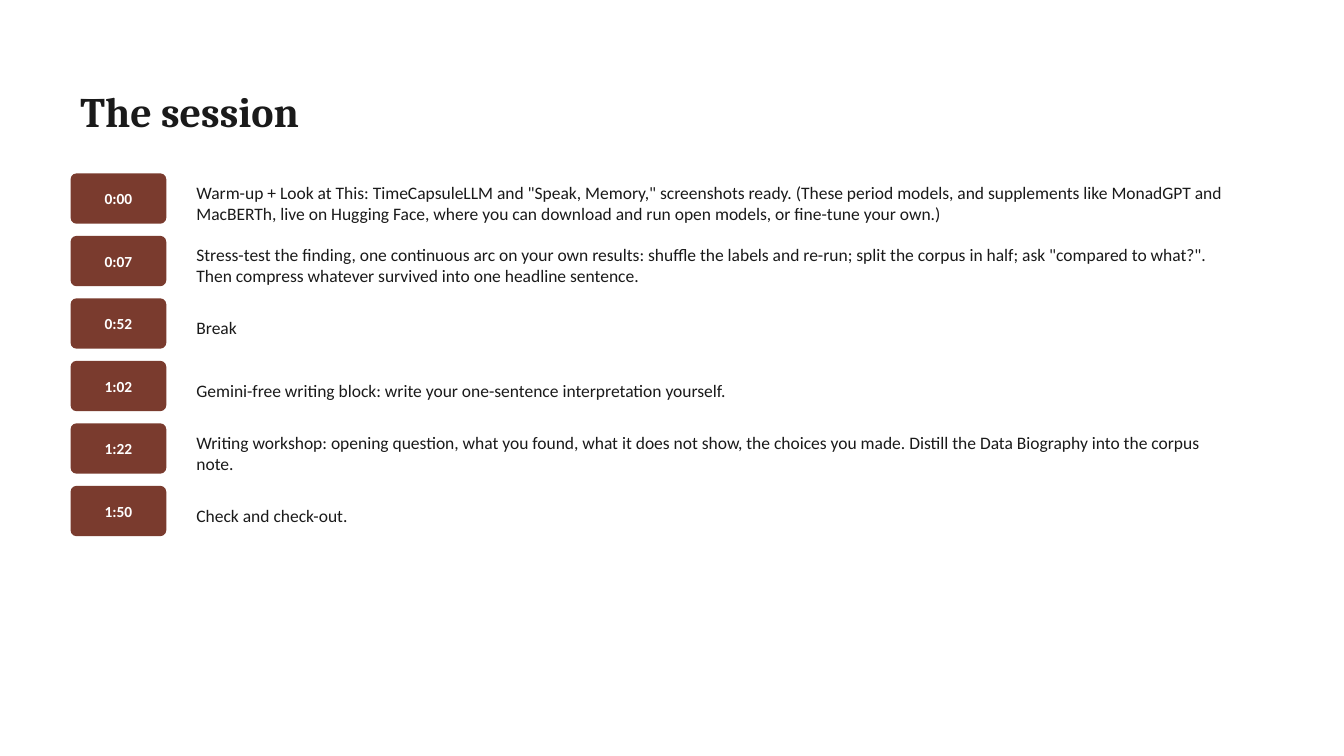
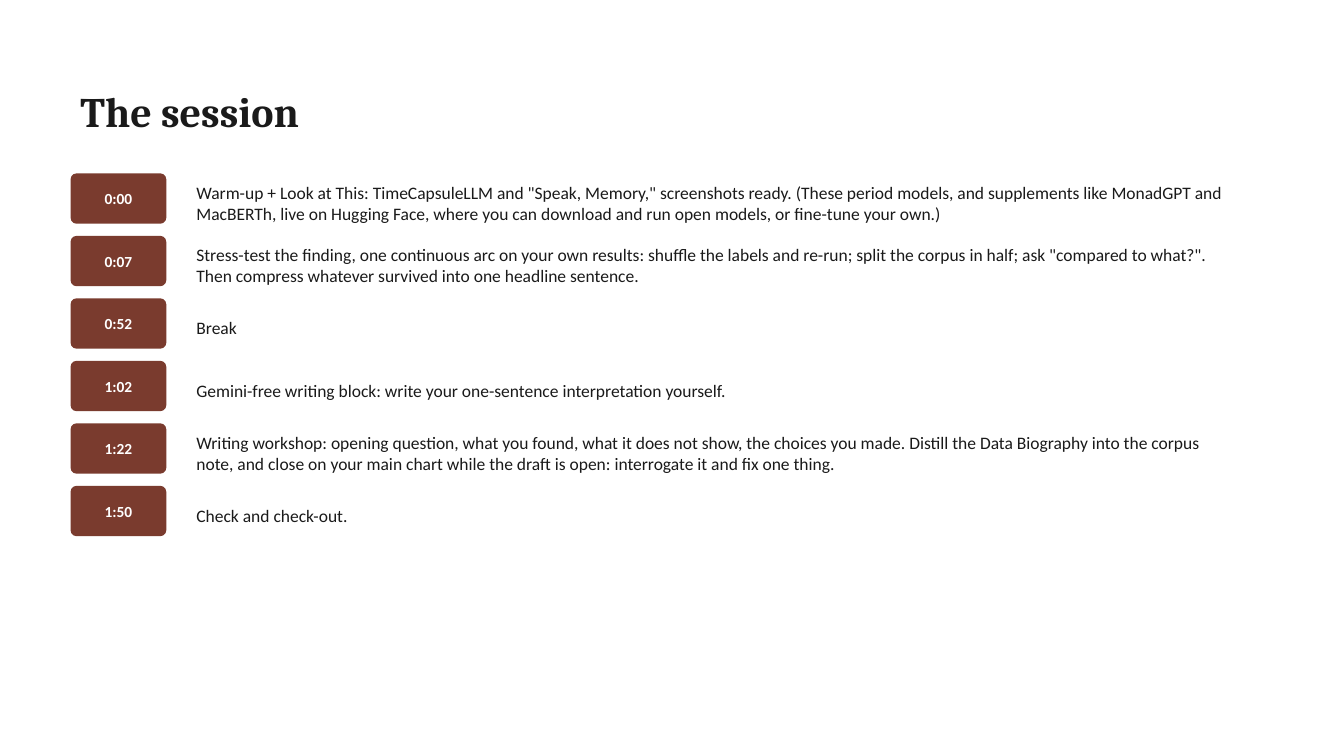
Before and after one commit to lucianli123/culture-as-data-2026, a slide deck: slide 9 of slides/pptx/week-08.pptx (slide 8 before the commit). Drawn at 1344x756 pixels with LibreOffice and Linux fonts; fonts in the diff are those of the drawing. Boxes give left, top, right and bottom in pixels: in the first picture for what was removed or moved away, otherwise in the second. Text is boxed around its words. In the diff, an @@ line names an element or a change of style, - is before the commit and + after.

```diff
--- a/slides/pptx/week-08.pptx
+++ b/slides/pptx/week-08.pptx
@@ text at [196, 437, 1199, 473]: text changed @@
-Writing workshop: opening question, what you found, what it does not show, the choices you made. Distill the Data Biography into the corpus note.
+Writing workshop: opening question, what you found, what it does not show, the choices you made. Distill the Data Biography into the corpus note, and close on your main chart while the draft is open: interrogate it and fix one thing.
```
Also in this commit, not shown: 1 other slide changed, 1 slide added, 28 other files.
